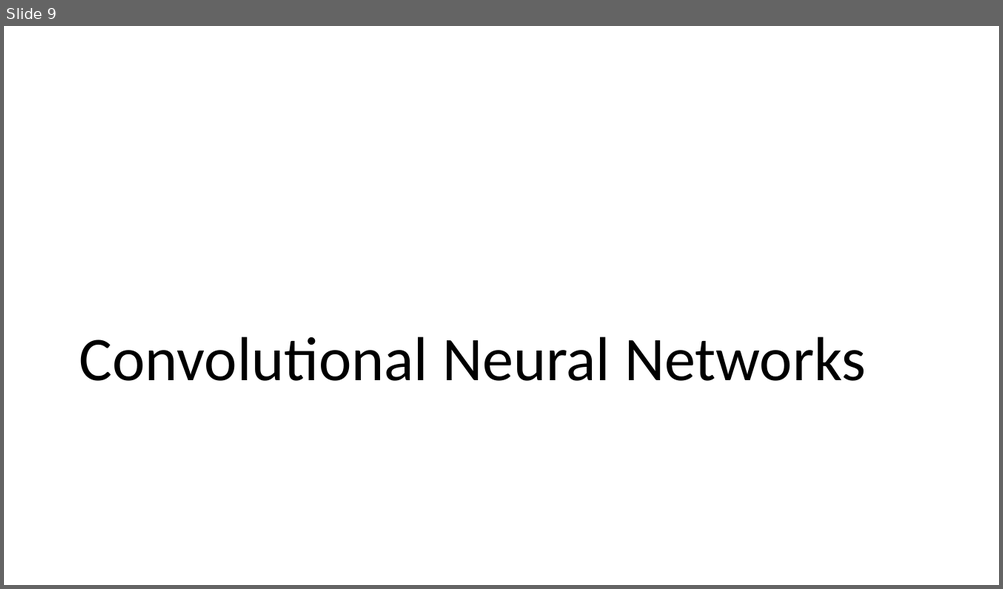
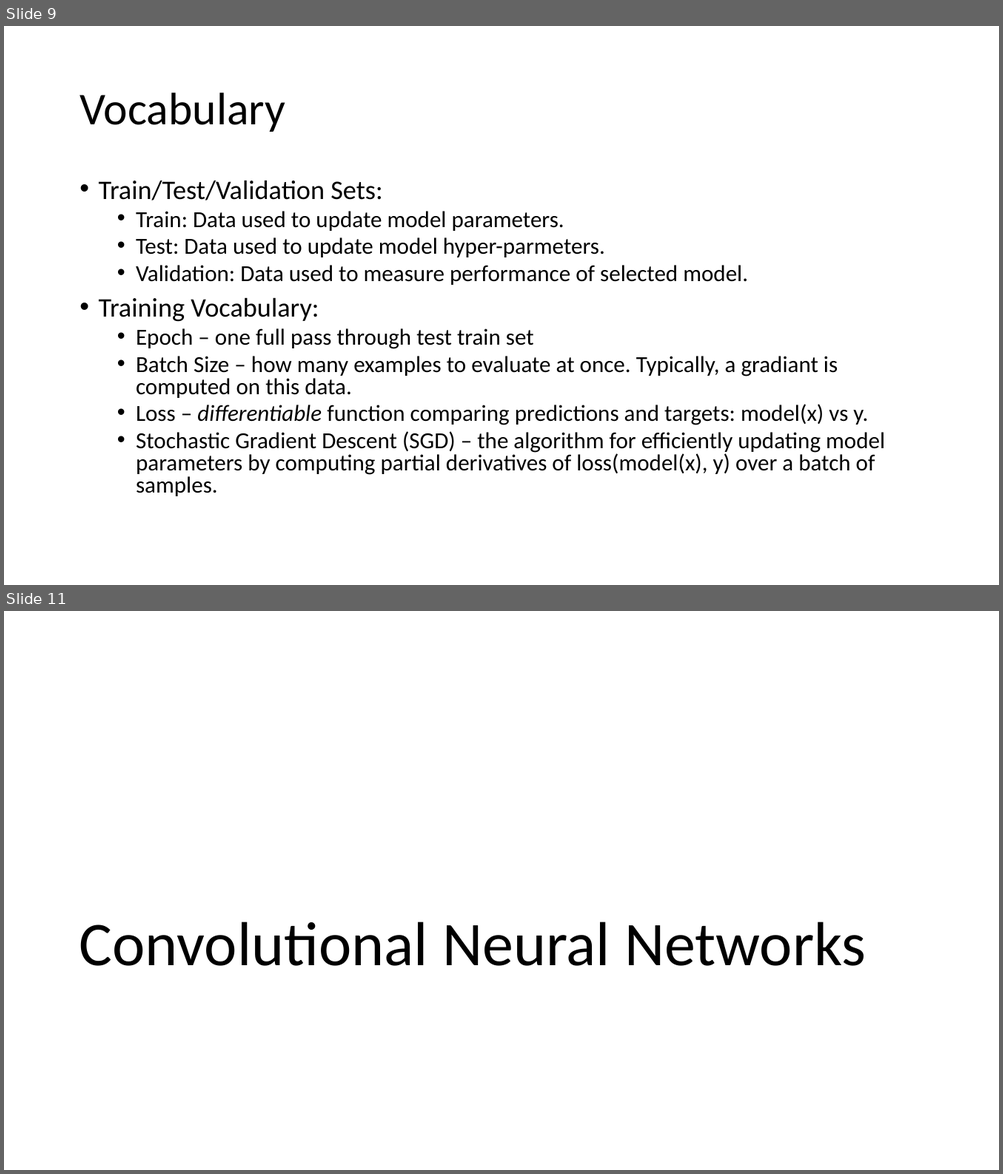
Before and after one commit to PJ7668/ml-for-ssa, a slide deck: ML4SSA.pptx. Shown one above the other, each under a label of ours: slide 9 before the commit, slides 9 and 11 after it; the slides between them are not shown. The pictures are 1003x589 and 1003x1174 pixels, drawn with LibreOffice and Linux fonts; fonts in the diff are those of the drawing. Boxes give left, top, right and bottom in pixels: in the first picture for what was removed or moved away, otherwise in the second. Text is boxed around its words. In the diff, an @@ line names an element or a change of style, - is before the commit and + after.

```diff
--- a/ML4SSA.pptx
+++ b/ML4SSA.pptx
@@ slide 9 added at [4, 26, 999, 585], background #FFFFFF @@
@@ title added at [79, 93, 285, 132], 44 pt, text #000000 @@
+Vocabulary
@@ text added at [99, 180, 885, 497], 22.2 pt, text #000000 @@
+• Train/Test/Validation Sets:
+  • Train: Data used to update model parameters.
+  • Test: Data used to update model hyper-parmeters.
+  • Validation: Data used to measure performance of selected model.
+• Training Vocabulary:
+  • Epoch – one full pass through test train set
+  • Batch Size – how many examples to evaluate at once. Typically, a gradiant is computed on this data.
+  • Loss – differentiable function comparing predictions and targets: model(x) vs y.
+  • Stochastic Gradient Descent (SGD) – the algorithm for efficiently updating model parameters by computing partial derivatives of loss(model(x), y) over a batch of samples.
@@ what was slide 9 is now slide 11 @@
```
Also in this commit, not shown: 5 slides changed, 1 other slide added, 2 other files.
